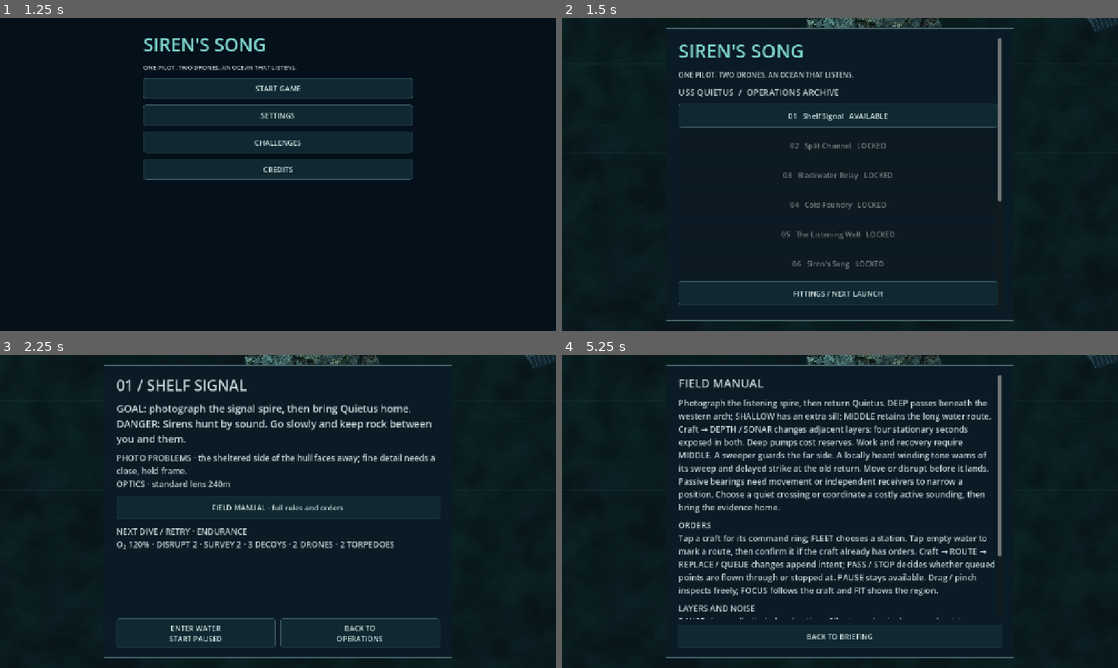
Above: before the commit, frames 1-4 (two rows, left to right).
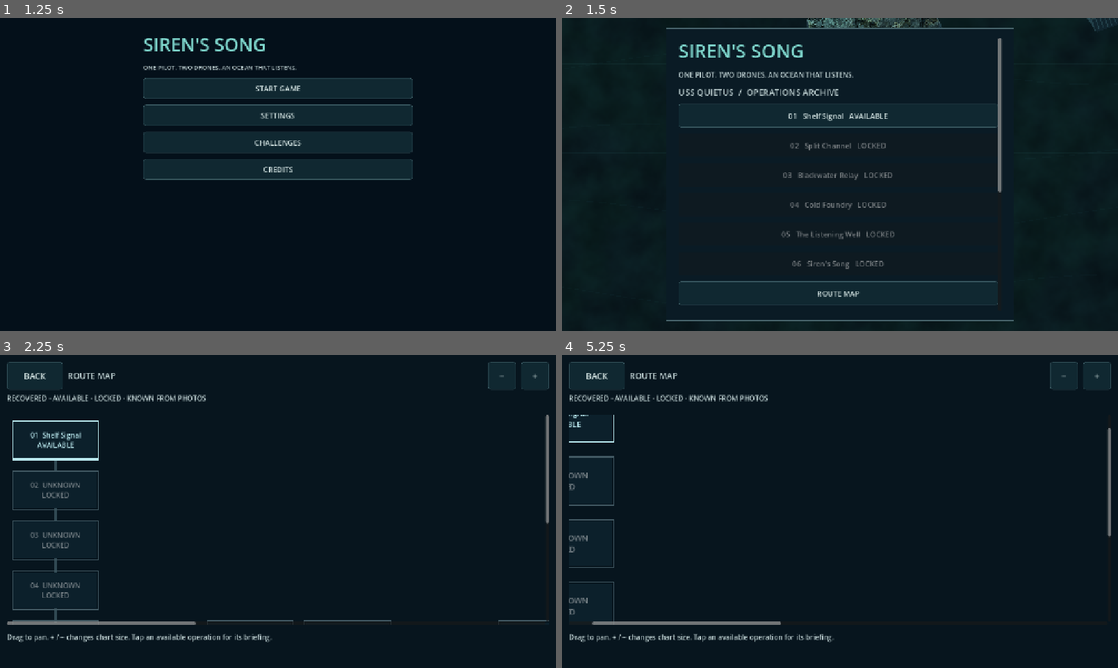
Above: after the commit, the same moments.

Repository: pemunson90-cmd/Siren-s-Song
Game: Godot game, scene res://scenes/main.tscn
Two runs of this game, one before a commit and one after it. Both use one fixed random seed, a clock stepped at 60 frames per second and the inputs below. Sound files missing from this copy of the repository are replaced by a short silence.
Inputs (mouse positions are in pixels of both pictures, inside the frame that each line leads up to):
- Up to frame 1 (1.25 s): click (278, 287) at 0.5 s, where only the run after the commit has a clickable "ROUTE MAP"
- Up to frame 2 (1.5 s): click "START GAME" at 1.25 s
- Up to frame 3 (2.25 s): click "01 Shelf Signal AVAILABLE" (after the commit: "ROUTE MAP") at 2 s
- Up to frame 4 (5.25 s): click (595, 376) at 2.75 s, where only the run after the commit has a clickable "BACK"; click (923, 633) at 3.5 s, where only the run before the commit has a clickable "BACK TO OPERATIONS"; click "01 Shelf Signal AVAILABLE" (after the commit: "+") at 4.25 s; click (840, 508) at 5 s, where only the run before the commit has a clickable "FIELD MANUAL · full rules and…"

Frame 1 is identical in both runs. In frame 2, 0.2% of the frame differs, in the area x 41-79%, y 55-90%; in frame 3, 11%; in frame 4, 14%, in the area x 1-100%, y 0-97%.

Commit message:
WIP: add derived campaign route map and touch view

Diff:
--- /dev/null
+++ b/game/src/campaign/route_map/route_graph.gd
@@ -0,0 +1,30 @@
+extends RefCounted
+# Read-only projection of existing progression and recovered photographic intel.
+# Seam: route-map view calls build(); revert with Table.enabled=false.
+const Table=preload("res://src/campaign/route_map/route_graph_table.gd")
+const Catalog=preload("res://src/campaign/operation_catalog.gd")
+const Campaign=preload("res://src/campaign/expedition_campaign.gd")
+const Intel=preload("res://src/campaign/photo_intel.gd")
+static func build(completed:Array,progress:Dictionary,intel:Dictionary,unlocked:int)->Dictionary:
+ var ids=Catalog.registered_ids();var recovered=completed+progress.get("completed",[])
+ var available=Campaign.available(completed,progress)
+ var reveals=Table.REVEALS.duplicate(true);var sources=Table.SOURCES.duplicate()
+ for row in Intel.RETURNED_FILM:reveals[row.key]=row.ops;sources[row.key]=row.from
+ var known=[];var rumors=[]
+ for key in reveals:
+  if not Intel.ok({"intel":intel},key,Table.MIN_QUALITY):continue
+  for target in reveals[key]:
+   if target not in ids:continue
+   if target not in known:known.append(target)
+   rumors.append({"from":sources[key],"to":target,"key":key})
+ var nodes=[];var edges=[]
+ for id in ids:
+  var definition=Catalog.definition(id)
+  var state="RECOVERED" if id in recovered else "AVAILABLE" if (id<6 and id<=unlocked) or id in available else "KNOWN FROM PHOTOS" if id in known else "LOCKED"
+  var prerequisite_known=id==0 or (id<6 and id-1 in completed) or (id==6 and [0,1,2,3,4,5].all(func(required):return required in completed)) or (id>6 and Catalog.prerequisites_met(id,recovered))
+  var named=state!="LOCKED" and (id in recovered or id in known or prerequisite_known)
+  var label=str(Catalog.make(id).title) if named else "UNKNOWN"
+  nodes.append({"id":id,"state":state,"label":label,"position":Table.POSITIONS.get(id,Vector2(id,5)),"route":definition.route,"required_facts":definition.required_facts.duplicate(true)})
+  var prerequisites=[id-1] if id>0 and id<=6 else definition.prerequisites
+  for prerequisite in prerequisites:edges.append({"from":prerequisite,"to":id})
+ return {"enabled":Table.enabled,"nodes":nodes,"edges":edges,"rumors":rumors}
--- /dev/null
+++ b/game/src/campaign/route_map/route_graph_table.gd
@@ -0,0 +1,10 @@
+extends RefCounted
+# Route-map presentation data only. Revert with enabled=false; saves are untouched.
+static var enabled=true
+const MIN_QUALITY=.3
+const REVEALS={"silt_scour":[19],"exhaust_stack":[25]}
+const SOURCES={"silt_scour":17,"exhaust_stack":16}
+# Opening operations form one visual group, retaining six distinct states.
+const POSITIONS={0:Vector2(0,0),1:Vector2(0,1),2:Vector2(0,2),3:Vector2(0,3),4:Vector2(0,4),5:Vector2(0,5),6:Vector2(1,5),7:Vector2(2,4),8:Vector2(2,6),9:Vector2(3,4),10:Vector2(3,6),11:Vector2(4,5),12:Vector2(5,4),13:Vector2(5,6),14:Vector2(6,5),15:Vector2(7,5),16:Vector2(8,5),17:Vector2(9,5),18:Vector2(10,5),19:Vector2(11,5),20:Vector2(8,3),21:Vector2(9,7),22:Vector2(12,5),23:Vector2(13,5),24:Vector2(14,5),25:Vector2(15,5),26:Vector2(12,7),27:Vector2(13,3),28:Vector2(13,7),29:Vector2(14,7)}
+const VIEW={"min_target":64.,"margin":16.,"gap_touch":.5,"width_touch":3.,"height_touch":1.3,"font_touch":.23,"font_min":16,"zoom_min":1.,"zoom_max":2.,"zoom_step":.25}
+const COLORS={"RECOVERED":"75d7b0","AVAILABLE":"b8e7ed","LOCKED":"415862","KNOWN FROM PHOTOS":"e8c58b"}
--- a/game/src/main.gd
+++ b/game/src/main.gd
@@ -486,6 +486,7 @@
 		b.disabled=i>unlocked
 		b.set_meta("action","mission%d"%i)
 	ExpeditionOperations.operations(self)
+	preload("res://src/presentation/route_map/route_map_view.gd").entry(self)
 	if active_started and sim.outcome.is_empty():
 		_button(panel_box,"RESUME DIVE · %02d %s"%[mission_index+1,sim.mission.title.to_upper()],_enter_water,"resume")
 		if not _campaign_pristine():_menu_text("Resuming keeps this dive's equipment and its place in time.",14)
--- /dev/null
+++ b/game/src/presentation/route_map/route_map_view.gd
@@ -0,0 +1,104 @@
+extends Control
+# One seam: entry(host) in main._show_campaign. No progression or save writes.
+# Revert with Table.enabled=false; the existing operations list remains intact.
+const Graph=preload("res://src/campaign/route_map/route_graph.gd")
+const Table=preload("res://src/campaign/route_map/route_graph_table.gd")
+class Board extends Control:
+ const Palette=preload("res://src/campaign/route_map/route_graph_table.gd")
+ var graph:Dictionary={}
+ var centers:Dictionary={}
+ var boxes:Dictionary={}
+ func _draw():
+  for edge in graph.get("edges",[]):draw_line(centers[edge.from],centers[edge.to],Color("304953"),3.,true)
+  for edge in graph.get("rumors",[]):draw_dashed_line(centers[edge.from],centers[edge.to],Color(Palette.COLORS["KNOWN FROM PHOTOS"]),3.,12.,true)
+  for row in graph.get("nodes",[]):
+   var rect:Rect2=boxes[row.id];var color=Color(Palette.COLORS[row.state])
+   if row.state=="KNOWN FROM PHOTOS":
+    for side in [[rect.position,Vector2(rect.end.x,rect.position.y)],[Vector2(rect.end.x,rect.position.y),rect.end],[rect.end,Vector2(rect.position.x,rect.end.y)],[Vector2(rect.position.x,rect.end.y),rect.position]]:draw_dashed_line(side[0],side[1],color,3.,9.,true)
+   else:draw_rect(rect,color,false,3.)
+var host
+var graph:Dictionary={}
+var buttons:Dictionary={}
+var chart:ScrollContainer
+var board:Board
+var header:HBoxContainer
+var legend:Label
+var detail:Label
+var zoom=1.
+var fitted_size=Vector2.ZERO
+var fitted_touch=0.
+static func entry(main)->void:
+ if Table.enabled:main._button(main.panel_box,"ROUTE MAP",func():open(main),"route_map")
+static func open(main)->void:
+ if not Table.enabled:return
+ main._clear_menu();main.menu.hide();main.screen="route_map"
+ var view=load("res://src/presentation/route_map/route_map_view.gd").new();view.name="RouteMapView";main.add_child(view);view.setup(main)
+func setup(main)->void:
+ host=main;set_anchors_and_offsets_preset(Control.PRESET_FULL_RECT);mouse_filter=Control.MOUSE_FILTER_STOP
+ graph=Graph.build(host.completed,host.expedition,host.photo_intel,host.unlocked)
+ header=HBoxContainer.new();header.add_theme_constant_override("separation",12);add_child(header)
+ _button(header,"BACK",_back,"route_map_back",2.)
+ var title=Label.new();title.text="ROUTE MAP";title.size_flags_horizontal=Control.SIZE_EXPAND_FILL;header.add_child(title)
+ _button(header,"−",func():_zoom(-1),"route_map_zoom_out")
+ _button(header,"+",func():_zoom(1),"route_map_zoom_in")
+ legend=Label.new();legend.text="RECOVERED · AVAILABLE · LOCKED · KNOWN FROM PHOTOS";legend.autowrap_mode=TextServer.AUTOWRAP_WORD_SMART;add_child(legend)
+ chart=ScrollContainer.new();chart.name="ChartPan";add_child(chart)
+ board=Board.new();board.mouse_filter=Control.MOUSE_FILTER_PASS;board.graph=graph;chart.add_child(board)
+ detail=Label.new();detail.text="Drag to pan. + / − changes chart size. Tap an available operation for its briefing.";detail.autowrap_mode=TextServer.AUTOWRAP_WORD_SMART;add_child(detail)
+ _fit()
+func _button(parent,text,action,id,width=1.)->Button:
+ var button=Button.new();button.text=text;button.focus_mode=Control.FOCUS_NONE;button.set_meta("ui_action",id);button.set_meta("width_touch",width);button.pressed.connect(action,CONNECT_DEFERRED);parent.add_child(button);return button
+func _process(_delta):
+ if host==null:return
+ if host.screen!="route_map":_dismiss();return
+ if not Table.enabled:_back();return
+ if fitted_size!=size or fitted_touch!=host.ui_touch_height:_fit()
+func _draw():draw_rect(Rect2(Vector2.ZERO,size),Color("07151e"))
+func _fit():
+ fitted_size=size;fitted_touch=host.ui_touch_height
+ var h=maxf(Table.VIEW.min_target,host.ui_touch_height);var margin=Table.VIEW.margin
+ header.position=Vector2(margin,margin);header.size=Vector2(size.x-margin*2,h)
+ for control in header.get_children():
+  control.add_theme_font_size_override("font_size",maxi(Table.VIEW.font_min,roundi(h*.3)))
+  if control is Button:control.custom_minimum_size=Vector2(h*control.get_meta("width_touch"),h)
+ legend.position=Vector2(margin,h+margin*1.5);legend.size=Vector2(size.x-margin*2,h*.6);legend.add_theme_font_size_override("font_size",maxi(Table.VIEW.font_min,roundi(h*.22)))
+ chart.position=Vector2(margin,h*1.9+margin);chart.size=Vector2(size.x-margin*2,maxf(h,size.y-h*3.2-margin*2))
+ detail.position=Vector2(margin,chart.position.y+chart.size.y+margin);detail.size=Vector2(size.x-margin*2,h);detail.add_theme_font_size_override("font_size",maxi(Table.VIEW.font_min,roundi(h*.23)))
+ _nodes(h);queue_redraw()
+func _nodes(h):
+ for child in board.get_children():board.remove_child(child);child.queue_free()
+ buttons.clear();board.centers.clear();board.boxes.clear()
+ var node_size=Vector2(h*Table.VIEW.width_touch,h*Table.VIEW.height_touch)*zoom
+ var gap=h*Table.VIEW.gap_touch*zoom;var margin=Table.VIEW.margin;var extent=Vector2.ZERO
+ for row in graph.nodes:
+  var point:Vector2=row.position*(node_size+Vector2(gap,gap))+Vector2(margin,margin)
+  var id:int=row.id
+  var button=_button(board,"%02d  %s\n%s"%[id+1,row.label,row.state],func():_select(id),"route_map_op_%d"%id)
+  button.position=point;button.size=node_size;button.custom_minimum_size=node_size;button.autowrap_mode=TextServer.AUTOWRAP_WORD_SMART;button.mouse_filter=Control.MOUSE_FILTER_PASS
+  button.add_theme_font_size_override("font_size",maxi(Table.VIEW.font_min,roundi(h*Table.VIEW.font_touch*zoom)))
+  button.disabled=row.state=="LOCKED"
+  var style=StyleBoxFlat.new();style.bg_color=Color("193832") if row.state=="RECOVERED" else Color("0c202b");style.set_content_margin_all(12.)
+  for state in ["normal","hover","pressed","disabled"]:button.add_theme_stylebox_override(state,style)
+  button.add_theme_color_override("font_color",Color(Table.COLORS[row.state]));buttons[id]=button
+  board.centers[id]=point+node_size*.5;board.boxes[id]=Rect2(point-Vector2(3,3),node_size+Vector2(6,6))
+  extent=extent.max(point+node_size+Vector2(margin,margin))
+ board.custom_minimum_size=extent;board.size=extent;board.queue_redraw()
+func _zoom(direction:int):
+ var previous=zoom;zoom=clampf(zoom+direction*Table.VIEW.zoom_step,Table.VIEW.zoom_min,Table.VIEW.zoom_max)
+ if zoom==previous:return
+ var center=Vector2(chart.scroll_horizontal,chart.scroll_vertical)+chart.size*.5
+ _nodes(maxf(Table.VIEW.min_target,host.ui_touch_height))
+ chart.scroll_horizontal=roundi(center.x*zoom/previous-chart.size.x*.5);chart.scroll_vertical=roundi(center.y*zoom/previous-chart.size.y*.5)
+func _select(id:int):
+ var row=graph.nodes.filter(func(node):return node.id==id)[0]
+ if row.state in ["AVAILABLE","RECOVERED"]:
+  _dismiss();host._briefing(id)
+ elif row.state=="KNOWN FROM PHOTOS":detail.text=row.label+": known from recovered film. Its route is not available yet."
+func _unhandled_key_input(event):
+ if event is InputEventKey and event.pressed and not event.echo and event.keycode==KEY_ESCAPE:get_viewport().set_input_as_handled();_back()
+func _back():
+ host._show_campaign();_dismiss()
+func _dismiss():
+ set_process(false)
+ if get_parent()!=null:get_parent().remove_child(self)
+ queue_free()
--- /dev/null
+++ b/game/tests/route_map_tests.gd
@@ -0,0 +1,55 @@
+extends SceneTree
+const Catalog=preload("res://src/campaign/operation_catalog.gd")
+const Campaign=preload("res://src/campaign/expedition_campaign.gd")
+var checks=0
+var failures=0
+func check(ok,label):
+ checks+=1
+ if not ok:failures+=1;printerr("FAIL ",label)
+func node(graph,id):return graph.nodes.filter(func(row):return row.id==id)[0]
+func edge(rows,a,b):return rows.any(func(row):return row.from==a and row.to==b)
+func _initialize():
+ var path="res://src/campaign/route_map/route_graph.gd"
+ var Graph=load(path) if ResourceLoader.exists(path) else null
+ check(Graph!=null,"derived route graph exists")
+ if Graph==null:finish();return
+ var Table=load("res://src/campaign/route_map/route_graph_table.gd")
+ var fresh=Graph.build([],{}, {},0)
+ check(fresh.nodes.size()==30 and fresh.nodes.map(func(row):return row.id)==Catalog.registered_ids(),"all thirty existing operations appear once")
+ check(node(fresh,0).state=="AVAILABLE" and node(fresh,0).label!="UNKNOWN","first operation is available and named")
+ check(fresh.nodes.slice(1).all(func(row):return row.state=="LOCKED" and row.label=="UNKNOWN"),"fresh profile cannot learn later operation names")
+ var incomplete=Graph.build([0],{}, {},3)
+ check(node(incomplete,1).label!="UNKNOWN" and node(incomplete,2).label=="UNKNOWN","an unlock counter never discloses names beyond recovered prerequisites")
+ var positions={}
+ for row in fresh.nodes:positions[row.position]=true
+ check(Table.POSITIONS.size()==30 and positions.size()==30,"layout covers thirty distinct node positions")
+ for id in range(1,7):check(edge(fresh.edges,id-1,id),"opening group and expedition gate retain edge%d"%id)
+ for id in range(7,30):
+  for prerequisite in Catalog.definition(id).prerequisites:check(edge(fresh.edges,prerequisite,id),"catalog edge%d to%d preserved"%[prerequisite,id])
+ var completed=[0,1,2,3,4,5]
+ var progress={"version":2,"route":"deep","routes":["deep"],"completed":[6],"facts":{"deep":"observed"}}
+ var original=progress.duplicate(true);var available=Campaign.available(completed,progress)
+ var mid=Graph.build(completed,progress,{},5)
+ check(node(mid,6).state=="RECOVERED" and node(mid,7).state=="AVAILABLE","recovered branch point opens the existing deep route")
+ check(node(mid,8).state=="LOCKED" and node(mid,8).label=="UNKNOWN","the unchosen branch grants no early name or availability")
+ check(mid.nodes.filter(func(row):return row.id>=6 and row.state=="AVAILABLE").map(func(row):return row.id)==available.filter(func(id):return id not in progress.completed),"available expedition nodes use the existing campaign rules")
+ var intel={"silt_scour":{"q":.3,"op":17},"relay_blink":{"q":.4,"op":8}}
+ var film=Graph.build(completed,progress,intel,5)
+ check(node(film,19).state=="KNOWN FROM PHOTOS" and node(film,19).label!="UNKNOWN","returned film may name an unreached operation")
+ check(node(film,10).state=="KNOWN FROM PHOTOS","M1 returned-film targets derive from the existing table")
+ check(edge(film.rumors,17,19),"Silt Archive film draws its observed rumour connection")
+ check(Campaign.available(completed,progress)==available and progress==original,"reading film never grants access or writes campaign state")
+ var faint=Graph.build(completed,progress,{"silt_scour":{"q":.29,"op":17}},5)
+ check(node(faint,19).state=="LOCKED" and not edge(faint.rumors,17,19),"insufficient film never reveals a name or rumour")
+ progress.completed=[6,7,9]
+ check(node(Graph.build(completed,progress,{},5),11).state=="AVAILABLE","the existing any-prerequisite merge works")
+ progress.completed.append(11);progress.facts.confluence_route="concealed"
+ var fork=Graph.build(completed,progress,{},5)
+ check(node(fork,12).state=="AVAILABLE" and node(fork,13).state=="LOCKED","required facts preserve the existing second fork")
+ check(node(fork,12).required_facts==Catalog.definition(12).required_facts,"graph exposes only the existing progression contract")
+ Table.enabled=false
+ check(not Graph.build(completed,progress,intel,5).enabled,"off switch is table-owned")
+ Table.enabled=true
+ finish()
+func finish():
+ print("ROUTE MAP CHECKS %d FAILURES %d"%[checks,failures]);quit(1 if failures else 0)
--- /dev/null
+++ b/game/tests/route_map_ui_tests.gd
@@ -0,0 +1,69 @@
+extends "res://tests/fix2_menu_ui_tests.gd"
+func tap(point):
+ var move=InputEventMouseMotion.new();move.device=InputEvent.DEVICE_ID_EMULATION;move.position=point;move.global_position=point;root.push_input(move,true)
+ for pressed in [true,false]:
+  var event=InputEventMouseButton.new();event.device=InputEvent.DEVICE_ID_EMULATION;event.position=point;event.button_index=MOUSE_BUTTON_LEFT;event.pressed=pressed;root.push_input(event,true);await process_frame
+ await settle()
+func drag_chart(start:Vector2,delta:Vector2):
+ var down=InputEventMouseButton.new();down.device=InputEvent.DEVICE_ID_EMULATION;down.position=start;down.button_index=MOUSE_BUTTON_LEFT;down.pressed=true;root.push_input(down,true);await process_frame
+ var previous=start
+ for n in 16:
+  var point=start+delta*(n+1)/16.
+  var move=InputEventMouseMotion.new();move.device=InputEvent.DEVICE_ID_EMULATION;move.position=point;move.global_position=point;move.relative=point-previous;move.button_mask=MOUSE_BUTTON_MASK_LEFT;root.push_input(move,true);previous=point;await process_frame
+ down=InputEventMouseButton.new();down.device=InputEvent.DEVICE_ID_EMULATION;down.position=start+delta;down.button_index=MOUSE_BUTTON_LEFT;down.pressed=false;root.push_input(down,true);await settle()
+func shape_case(shape):
+ root.size=shape;await settle()
+ var game=load("res://scenes/main.tscn").instantiate();game.set_script(load("res://tests/density_main.gd"));game.capture_scenario="runtime-test"
+ root.add_child(game);await settle();game.set_process(false);game._show_campaign();await settle()
+ var opened=await press(game,"route_map")
+ if not opened:game.queue_free();await settle();return
+ var view=game.get_node_or_null("RouteMapView")
+ check(view!=null and game.screen=="route_map","real touch opens the standalone route map")
+ if view==null:game.queue_free();await settle();return
+ var before=game._archive().duplicate(true)
+ check(view.buttons.size()==30,"the real view presents all thirty nodes")
+ check(view.buttons[0].text.contains("AVAILABLE") and view.buttons[1].text.contains("UNKNOWN"),"fresh map names only the available first operation")
+ check(view.buttons.values().all(func(b):return b.size.y>=game.ui_touch_height and b.size.x>=game.ui_touch_height),"all node targets meet Android minimums")
+ check(button(game,"route_map_back").size.y>=game.ui_touch_height,"Back remains a full touch target")
+ var alternate=Vector2i(2184,1968) if shape.x==2520 else Vector2i(2520,1080)
+ root.size=alternate;await settle()
+ check(view.buttons.values().all(func(b):return b.size.y>=game.ui_touch_height) and Rect2(Vector2.ZERO,view.size).encloses(Rect2(view.chart.position,view.chart.size)),"live resize keeps the chart and touch targets within the viewport")
+ root.size=shape;await settle()
+ var area=view.chart.get_global_rect()
+ await drag_chart(area.get_center(),Vector2(-300,-120))
+ check(view.chart.scroll_horizontal>0 and view.chart.scroll_vertical>0 and game.screen=="route_map","real drag pans both axes without launching an operation")
+ var old_size=view.buttons[0].size
+ await press(game,"route_map_zoom_in")
+ check(view.zoom>1. and view.buttons[0].size.x>old_size.x,"real touch zoom enlarges the chart")
+ await press(game,"route_map_zoom_out");await press(game,"route_map_zoom_out")
+ check(view.zoom==view.Table.VIEW.zoom_min and view.buttons[0].size.y>=game.ui_touch_height,"zoom cannot shrink touch targets below the minimum")
+ check(game._archive()==before,"viewing, pan and zoom never write campaign or active-dive state")
+ var selected=await press(game,"route_map_op_0")
+ check(selected and game.screen=="briefing" and game.get_node_or_null("RouteMapView")==null,"available node opens its existing briefing through real touch")
+ await android_back();check(game.screen=="menu","Android Back leaves the existing briefing normally")
+ game.completed=[0,1,2,3,4,5];game.unlocked=5
+ game.expedition=preload("res://src/campaign/campaign_consequences.gd").upgrade({"version":2,"route":"deep","routes":["deep"],"completed":[6,7,9,11,12,14,15,16,17],"facts":{"deep":"observed","confluence_route":"concealed"}})
+ game.photo_intel={"silt_scour":{"q":.4,"op":17}}
+ check(game.store.valid(game._archive()),"mid-campaign fixture is a valid existing save")
+ game._show_campaign();await settle();await press(game,"route_map");view=game.get_node("RouteMapView")
+ before=game._archive().duplicate(true)
+ check(view.buttons[17].text.contains("RECOVERED") and view.buttons[18].text.contains("AVAILABLE"),"mid-campaign map follows actual route availability")
+ check(view.buttons[19].text.contains("KNOWN FROM PHOTOS") and not view.buttons[19].disabled,"returned film names an unreached operation without opening its route")
+ await press(game,"route_map_op_19")
+ check(game.screen=="route_map" and view.detail.text.contains("film") and not view.detail.text.contains("AVAILABLE"),"photo-known node explains information without starting a locked operation")
+ var captures=OS.get_environment("ROUTE_MAP_CAPTURE_DIR")
+ if not captures.is_empty():
+  await RenderingServer.frame_post_draw
+  root.get_texture().get_image().save_png(captures+"/route-map-%d.png"%shape.x)
+ check(game._archive()==before,"photo rumours grant no progress, equipment or save state")
+ await press(game,"route_map_back");check(game.screen=="menu" and game.get_node_or_null("RouteMapView")==null,"on-screen Back restores the fallback operations list")
+ await press(game,"route_map");await escape_key();check(game.screen=="menu" and game.get_node_or_null("RouteMapView")==null,"Escape closes the route map")
+ await press(game,"route_map");await android_back();check(game.screen=="menu" and game.get_node_or_null("RouteMapView")==null,"Android Back matches Escape")
+ var Table=load("res://src/campaign/route_map/route_graph_table.gd");Table.enabled=false;game._show_campaign();await settle()
+ check(button(game,"route_map")==null and button(game,"mission0")!=null,"off switch restores the unchanged flat list")
+ Table.enabled=true;game.queue_free();await settle()
+func run():
+ var emulation=Input.is_emulating_touch_from_mouse();Input.set_emulate_touch_from_mouse(true)
+ for shape in [Vector2i(2520,1080),Vector2i(2184,1968)]:await shape_case(shape)
+ Input.set_emulate_touch_from_mouse(emulation)
+ print("ROUTE MAP UI CHECKS %d FAILURES %d"%[checks,failures]);quit(1 if failures else 0)
Not shown, changed: game/tests/suites.txt
Not shown, changed: docs/RESUME.md
Not shown, added: docs/superpowers/plans/2026-10-23-route-map.md
